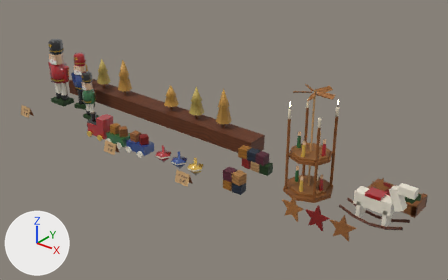
Before and after pictures for a commit that changed the glTF model site/public/models/prop_deco_spielzeug.glb.
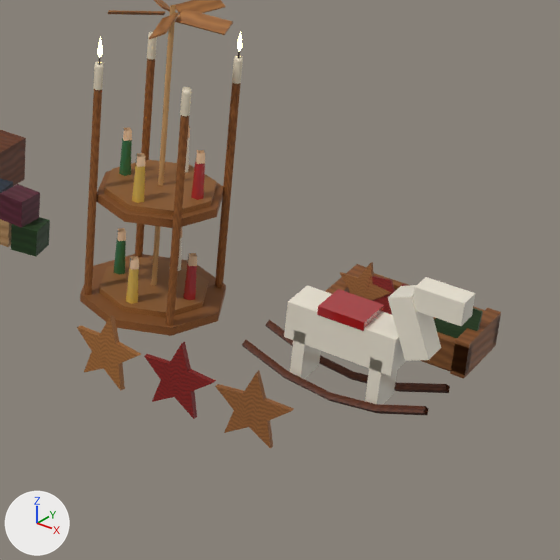
Old and new are each drawn whole from a 50 mm camera at (1.613, -1.809, 1.241) aimed at (0.134, 0.04, 0.095) and again close up on the part from 57% to 100% of the width and 31% to 100% of the height. The lights are fixed; the arrows at lower left show +X, +Y and +Z. The last two pictures show the newer version. Where no turn or scale is listed for an object, it has been applied to the vertices. Vertices at exactly the same position are counted once.

The first close-up shows 'prop_deco_spielzeug_static', 'rot_pyramid_mesh'.
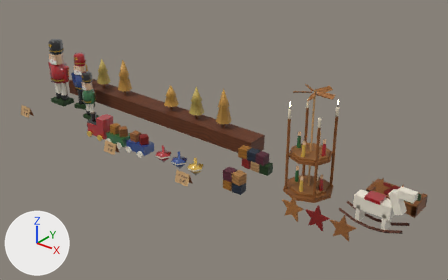
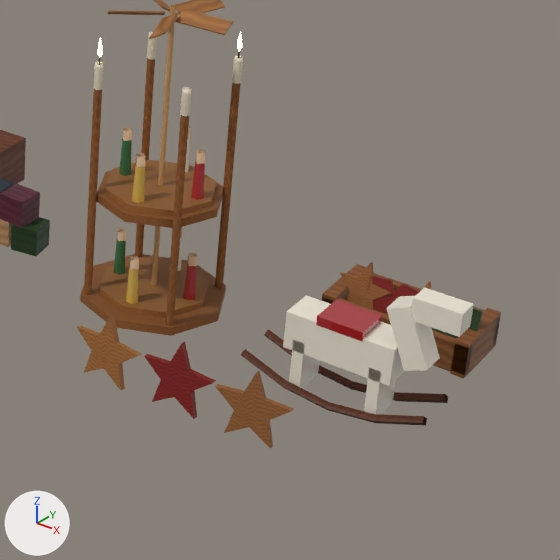
Where the newer file only moved an object's origin or applied its transform, the numbers keep the older frame.

What the commit changed:
me_prop_deco_spielzeug_static is used by ob_prop_deco_spielzeug_static; location (-0.005, 0.0, 0.192).
me_prop_deco_spielzeug_static had 1557 vertices, 2366 faces and spanned x -1.0..1.0, y -0.23..0.23, z -0.19..0.19.
me_prop_deco_spielzeug_static now has 660 vertices, 1006 faces and spans x -1.0..0.97, y -0.23..0.23, z -0.19..0.19.
me_prop_deco_spielzeug_static part 1: 72 loose pieces with 897 vertices, spanning x -1.0..1.0, y -0.17..0.09, z -0.19..0.14, are deleted.
Part 2, on me_prop_deco_spielzeug_static:
5 vertices are removed from x -0.93..0.85, y -0.19..0.18, z -0.18..-0.09.
37 faces are deleted.
2 vertices move within x 0.65..0.8, y -0.18, z -0.18.
5 vertices are added at (-0.94, 0.18, -0.09), (-0.94, 0.18, -0.12), (0.65, -0.18, -0.18), (0.8, -0.18, -0.18), (0.84, 0.16, -0.13).
37 new faces join them, mat_vendor_atlas.
Other edits to the shape of me_prop_deco_spielzeug_static do not show in these pictures.
me_prop_deco_spielzeug_static no longer uses material mat_vendor_glaze.
Mesh me_act_rockinghorse_0_mesh is new.
It has 88 vertices, 136 faces and spans x -0.131..0.131, y -0.036..0.036, z -0.09..0.09.
Faces by material slot: [64, 72].
It uses material mat_vendor_atlas.
It uses material mat_vendor_glaze.
Object 'act_rockinghorse_0_mesh' (ob_act_rockinghorse_0_mesh) is new; it shows me_act_rockinghorse_0_mesh.
Its location is (0.869, -0.02, 0.091).

Pixel boxes (x1, y1, x2, y2) of what changed, in the close-ups (560 x 560 px; the box of a moved part takes in the faces that stretch with it):
'act_rockinghorse_0_mesh', added: after (241, 287, 474, 426)
    faces in mat_vendor_glaze: (283, 287, 474, 414)
    faces in mat_vendor_atlas: (241, 329, 448, 426)
part 1 of me_prop_deco_spielzeug_static, deleted: before (242, 277, 475, 415)
part 2 of me_prop_deco_spielzeug_static, moved or reshaped: before (93, 276, 436, 433); after (93, 276, 419, 433)
